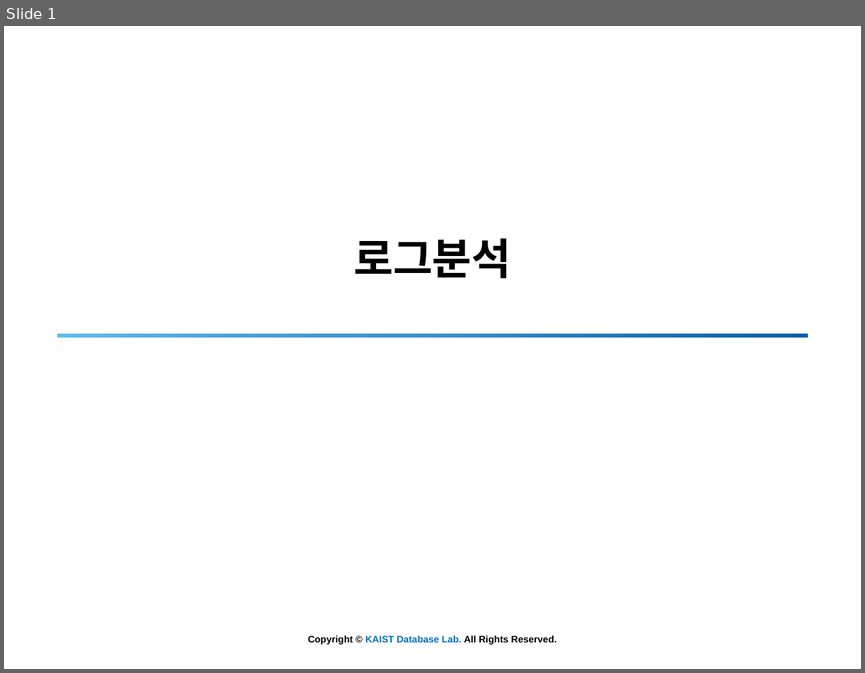
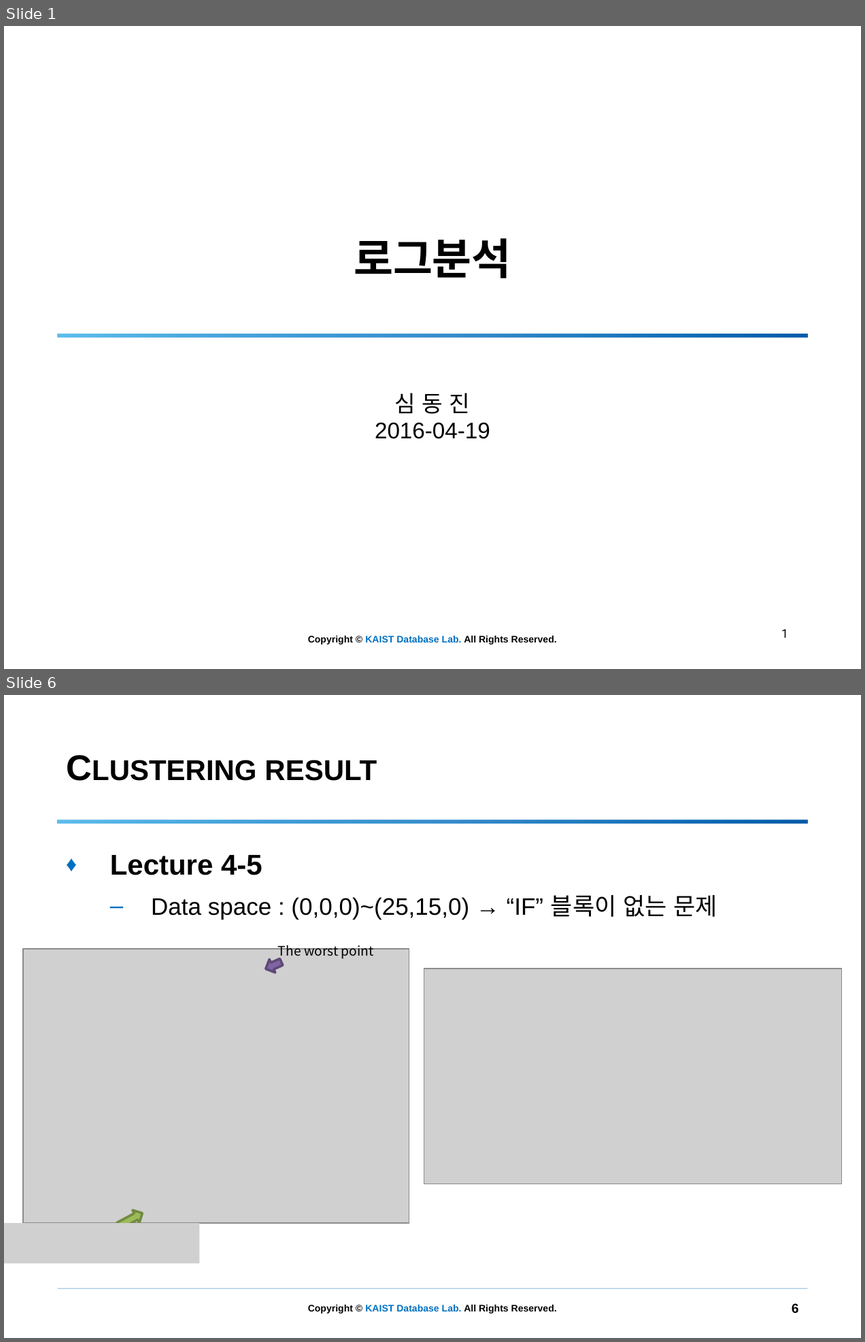
Before and after one commit to simdj/entry_log_analysis, a slide deck: 160419 로그분석 - 3.pptx. Shown one above the other, each under a label of ours: slide 1 before the commit, slides 1 and 6 after it; the slides between them are not shown. The pictures are 865x673 and 865x1342 pixels, drawn with LibreOffice and Linux fonts; fonts in the diff are those of the drawing; grey boxes stand for pictures; background and template pictures are left out. Boxes give left, top, right and bottom in pixels: in the first picture for what was removed or moved away, otherwise in the second. Text is boxed around its words. In the diff, an @@ line names an element or a change of style, - is before the commit and + after.

```diff
--- a/160419 로그분석 - 3.pptx
+++ b/160419 로그분석 - 3.pptx
@@ slide 6 added at [4,695,861,1338], background #FFFFFF; not listed: 1 template element that a slide beside it also shows @@
@@ title added at [264,760,377,781], 30 pt, text #000000, bold, small capitals @@
+Clustering result
@@ rectangle added at [57,820,807,824], fill gradient #5FBEED to #0070C0 to #015CAA @@
@@ text added at [110,855,718,919], 20 pt, text #000000 @@
+♦ Lecture 4-5
+  – Data space : (0,0,0)~(25,15,0) → “IF” 블록이 없는 문제
@@ picture added at [23,949,409,1223] @@
@@ down arrow added at [262,955,284,975], fill #8064A2, outline #5F4A78 2 pt @@
@@ text added at [278,943,374,960], 11 pt, text #000000 @@
+The worst point
@@ picture added at [424,968,842,1183] @@
@@ picture added at [4,1223,199,1263] @@
@@ down arrow added at [115,1206,146,1232], fill #9BBB59, outline #738A42 2 pt @@
@@ line added from (57, 1288) to (808, 1288), #0070C0 0.25 pt @@
@@ page number added at [791,1303,799,1312], 11 pt, text #000000, bold @@
+6
@@ slide 1 changed as well @@
@@ subtitle added at [375,393,490,439], 19 pt, text #000000 @@
+심 동 진
+2016-04-19
@@ page number added at [781,628,788,637], 10 pt, text #000000 @@
+1
```
Also in this commit, not shown: 2 other slides changed, 25 other slides added, 9 slides removed, 9 other files.
